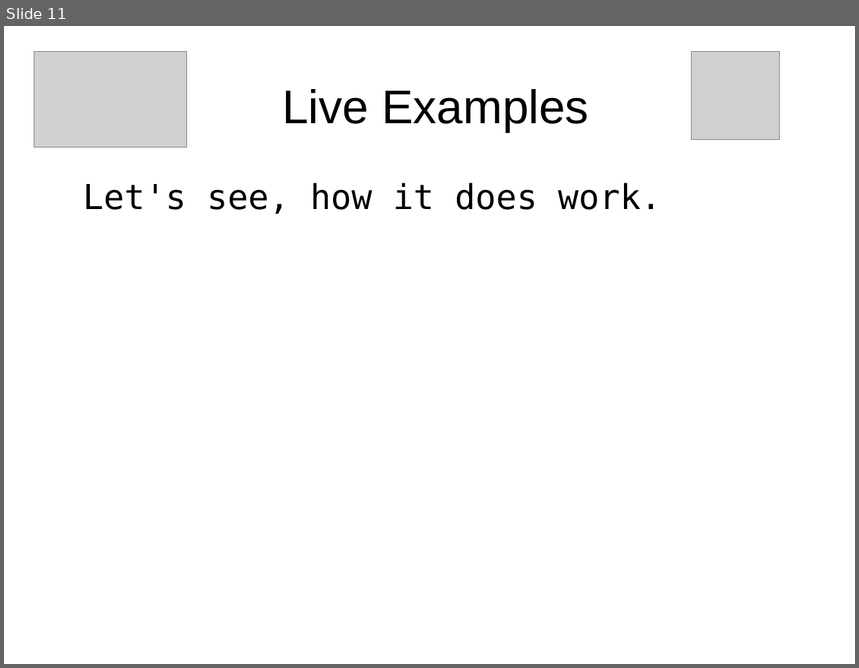
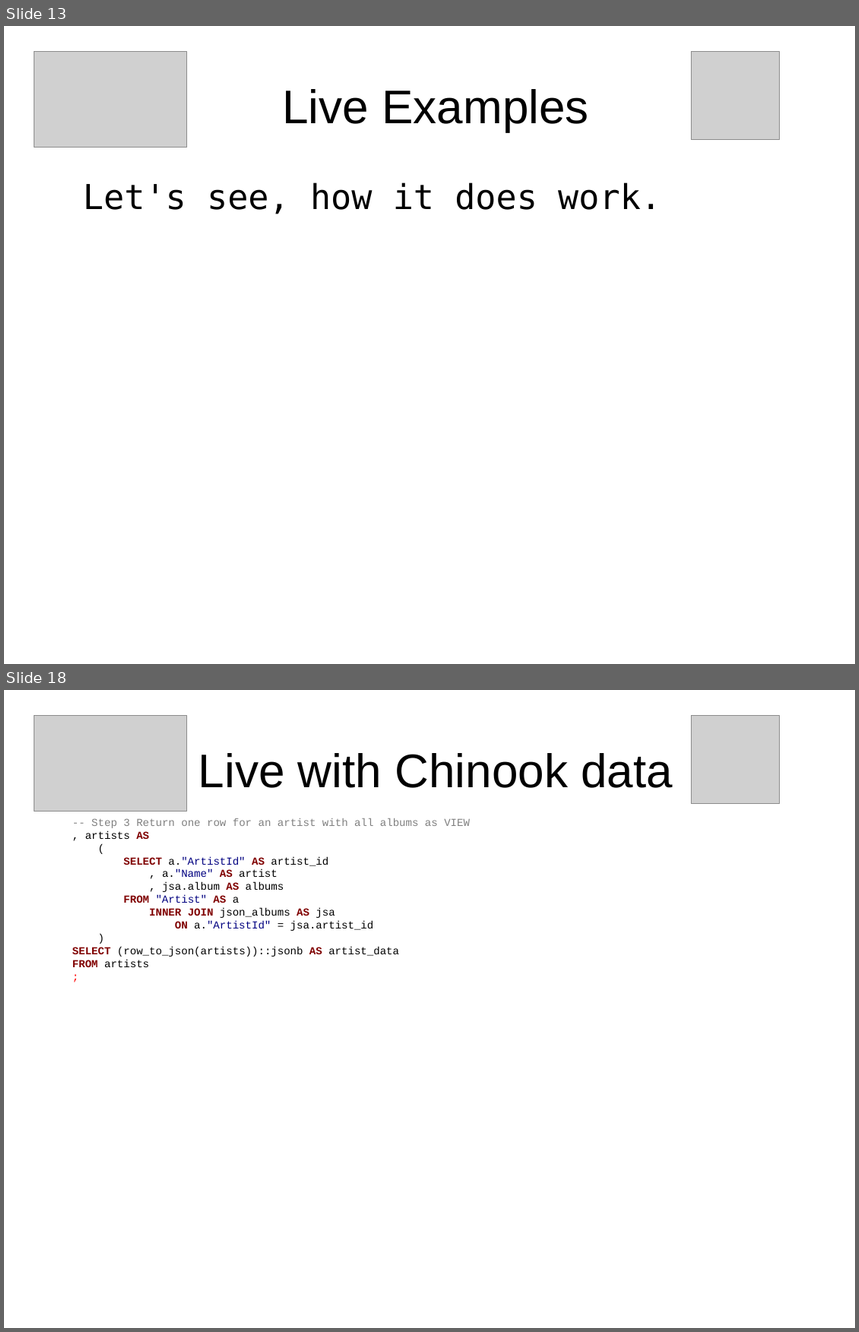
Before and after one commit to sjstoelting/talks, a slide deck: json-by-example/JSON-by-example.odp. Shown one above the other, each under a label of ours: slide 11 before the commit, slides 13 and 18 after it; the slides between them are not shown. The pictures are 859x668 and 859x1332 pixels, drawn with LibreOffice and Linux fonts; fonts in the diff are those of the drawing; grey boxes stand for pictures. Boxes give left, top, right and bottom in pixels: in the first picture for what was removed or moved away, otherwise in the second. Text is boxed around its words. In the diff, an @@ line names an element or a change of style, - is before the commit and + after.

```diff
--- a/json-by-example/JSON-by-example.odp
+++ b/json-by-example/JSON-by-example.odp
@@ slide 18 added at (4,690,855,1328), background #FFFFFF @@
@@ picture added at (34,716,187,812) @@
@@ picture added at (692,716,779,803) @@
@@ title added at (199,753,673,788), 44 pt, text #000000 @@
+Live with Chinook data
@@ text added at (72,818,470,967), 10 pt, text #000000 @@
+-- Step 3 Return one row for an artist with all albums as VIEW
+, artists AS
+(
+SELECT a."ArtistId" AS artist_id
+, a."Name" AS artist
+, jsa.album AS albums
+FROM "Artist" AS a
+INNER JOIN json_albums AS jsa
+ON a."ArtistId" = jsa.artist_id
+)
+SELECT (row_to_json(artists))::jsonb AS artist_data
+FROM artists
+;
@@ what was slide 11 is now slide 13 @@
```
Also in this commit, not shown: 9 slides changed, 4 other slides added.
